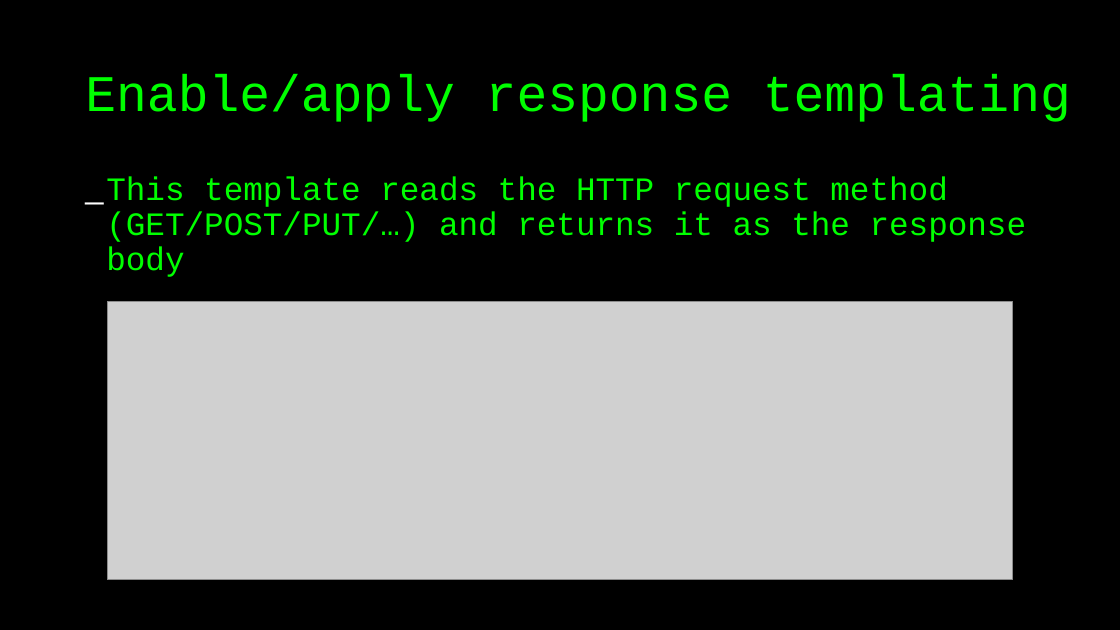
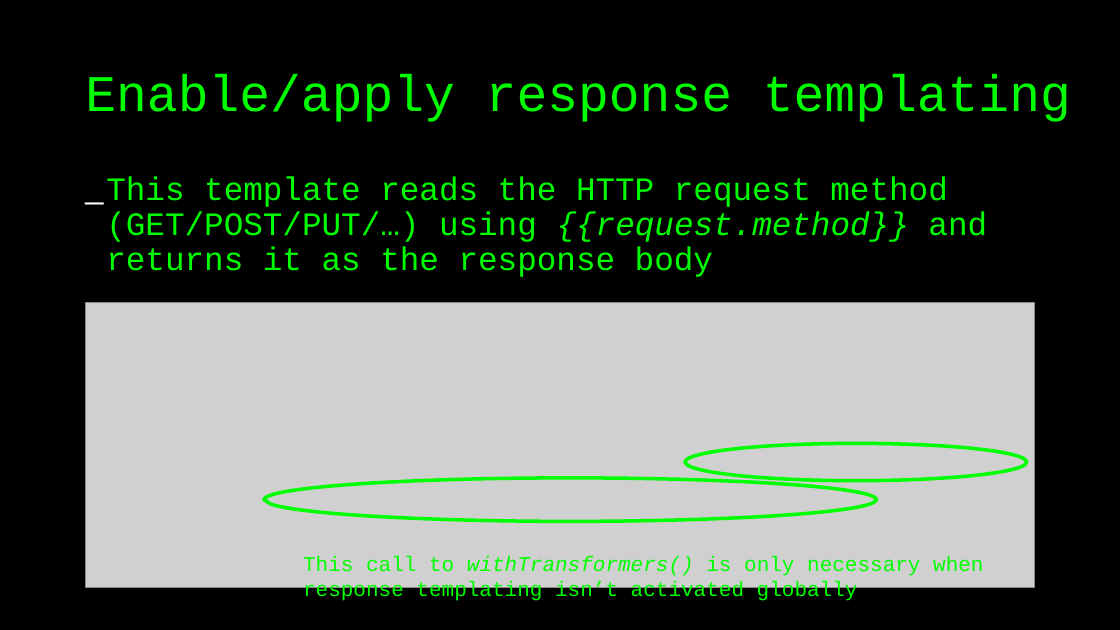
Before and after one commit to basdijkstra/wiremock-workshop, a slide deck: slide 43 of wiremock_workshop.odp (slide 44 before the commit). Drawn at 1120x630 pixels with LibreOffice and Linux fonts; fonts in the diff are those of the drawing; grey boxes stand for pictures. Boxes give left, top, right and bottom in pixels: in the first picture for what was removed or moved away, otherwise in the second. Text is boxed around its words. In the diff, an @@ line names an element or a change of style, - is before the commit and + after.

```diff
--- a/wiremock_workshop.odp
+++ b/wiremock_workshop.odp
@@ text at (106,176,987,277): text changed @@
-_ This template reads the HTTP request method (GET/POST/PUT/…) and returns it as the response body
+_ This template reads the HTTP request method (GET/POST/PUT/…) using {{request.method}} and returns it as the response body
@@ picture: place and size @@
-picture at (108,302,1012,581)
+picture at (86,302,1034,587)
@@ freeform shape added at (686,444,1028,481), outline #00FF00 3 pt @@
@@ freeform shape added at (264,478,876,522), outline #00FF00 3 pt @@
@@ text added at (303,556,983,601), 18 pt, text #00FF00 @@
+This call to withTransformers() is only necessary when response templating isn’t activated globally
```
Also in this commit, not shown: 17 other slides changed, 38 slides added, 6 slides removed, 2 other files.
